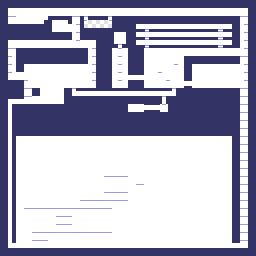
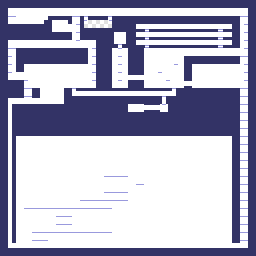
The second w=256, h=256 image is a revision of the first. Changes to its layers:
painted on "Terrain" over [8, 96, 40, 99]
